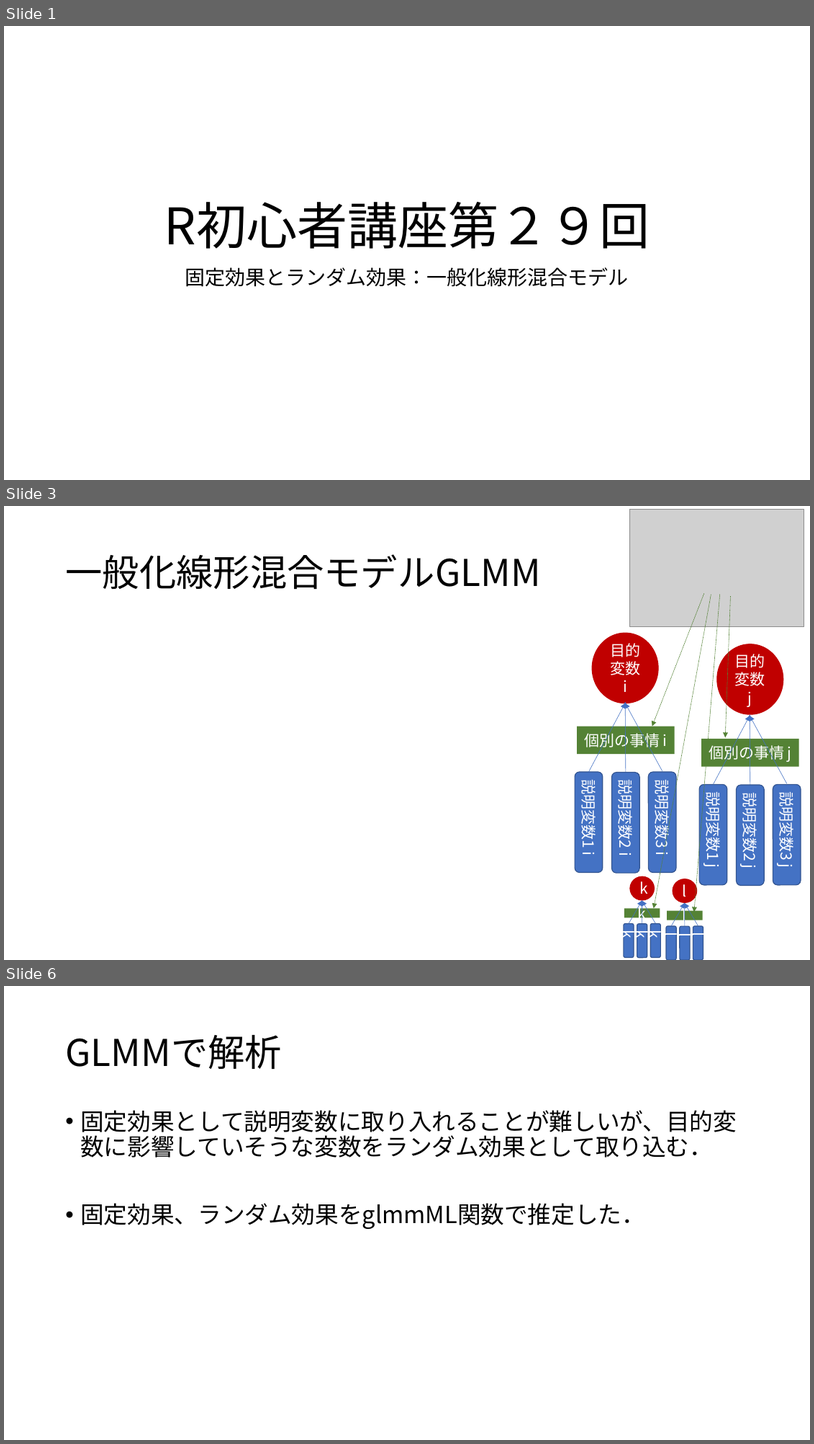
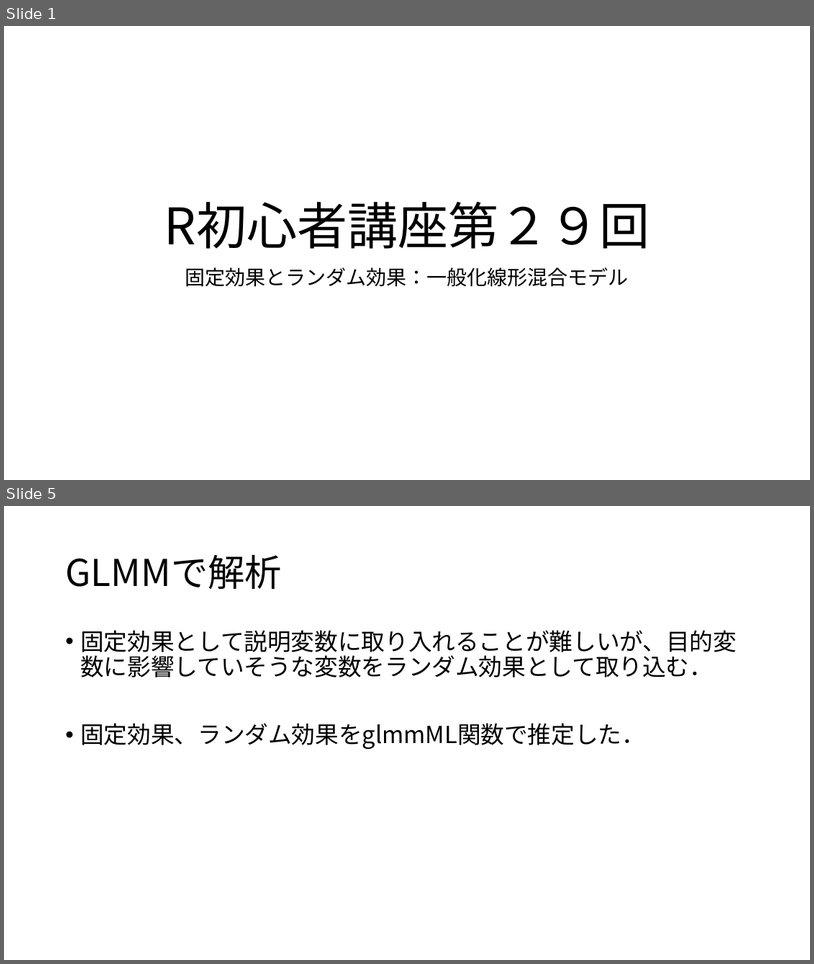
Before and after one commit to KoHMB/Shigen_kensyu_FRA, a slide deck: R/スライド/第29回.pptx. Shown one above the other, each under a label of ours: slides 1, 3 and 6 before the commit, slides 1 and 5 after it; the slides between them are not shown. The pictures are 814x1444 and 814x964 pixels, drawn with LibreOffice and Linux fonts; fonts in the diff are those of the drawing; grey boxes stand for pictures. Boxes give left, top, right and bottom in pixels: in the first picture for what was removed or moved away, otherwise in the second. Text is boxed around its words. In the diff, an @@ line names an element or a change of style, - is before the commit and + after.

```diff
--- a/R/スライド/第29回.pptx
+++ b/R/スライド/第29回.pptx
@@ slide 3 removed at [4,506,810,960], background #FFFFFF @@
@@ picture removed at [630,509,805,626] @@
@@ title removed at [65,554,540,589] @@
-一般化線形混合モデルGLMM
@@ arrow removed from (705, 593) to (653, 726) @@
@@ arrow removed from (712, 595) to (654, 908) @@
@@ arrow removed from (720, 595) to (695, 912) @@
@@ arrow removed from (731, 596) to (725, 738) @@
@@ ellipse removed at [593,633,658,703] @@
-目的変数 i
@@ arrow removed from (589, 772) to (626, 703) @@
@@ arrow removed from (626, 772) to (626, 702) @@
@@ arrow removed from (663, 771) to (626, 703) @@
@@ group removed at [700,644,801,885]: 3 arrows, 3 rounded rectangles, 1 ellipse, 1 rectangle @@
-目的変数 j
-個別の事情 j
-説明変数1 j
-説明変数2 j
-説明変数3 j
@@ rectangle removed at [578,726,675,754] @@
-個別の事情 i
@@ rounded rectangle removed at [575,772,603,872] @@
-説明変数1 i
@@ rounded rectangle removed at [612,772,640,872] @@
-説明変数2 i
@@ rounded rectangle removed at [649,772,676,872] @@
-説明変数3 i
@@ group removed at [624,876,661,957]: 3 arrows, 3 rounded rectangles, 1 ellipse, 1 rectangle @@
-k
-k
-k
-k
-k
@@ group removed at [666,879,704,960]: 3 arrows, 3 rounded rectangles, 1 ellipse, 1 rectangle @@
-l
-l
-l
-l
-l
@@ what was slide 6 is now slide 5 @@
```
Also in this commit, not shown: 2 slides changed, 1 slide added, 1 other slide removed, 7 other files.
